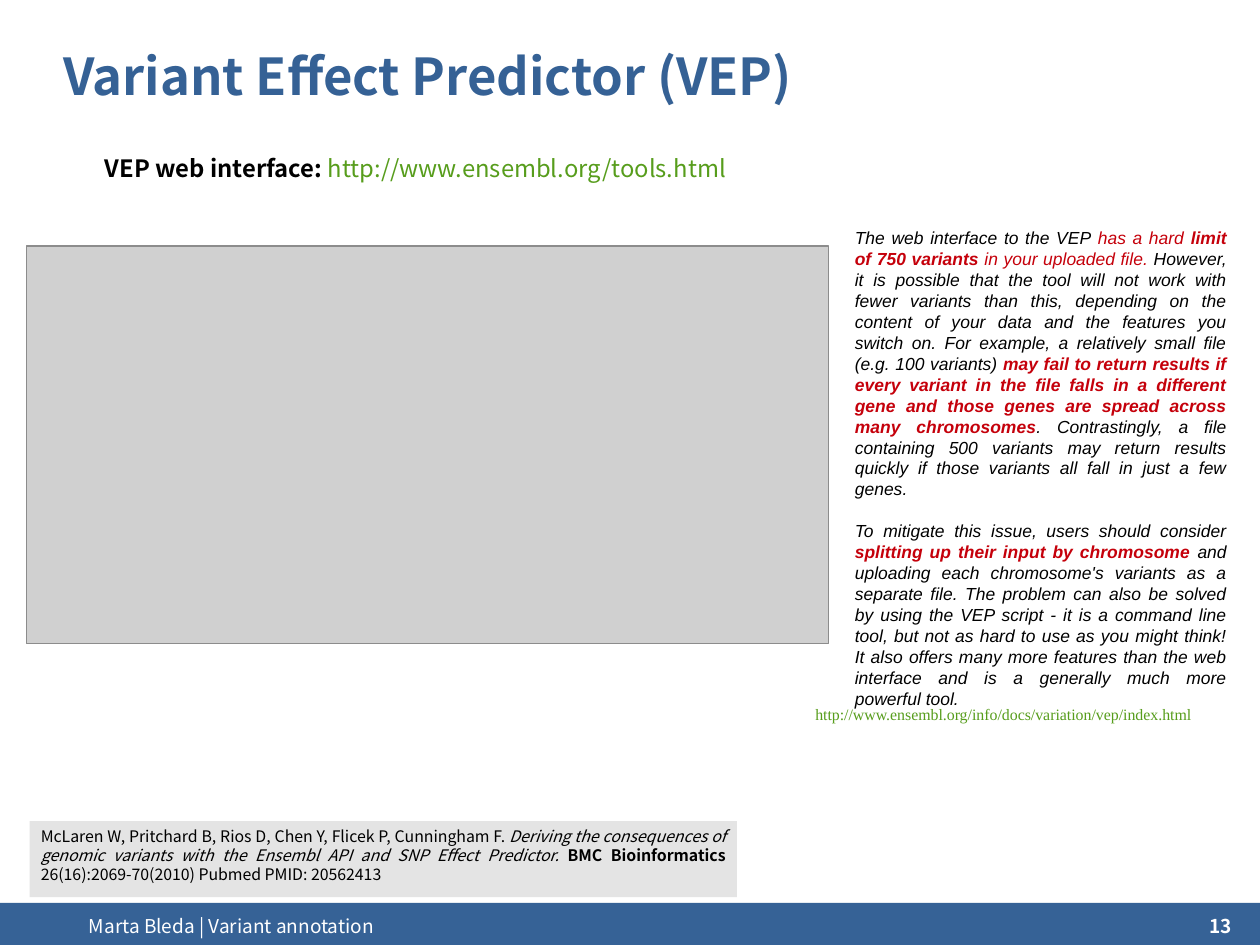
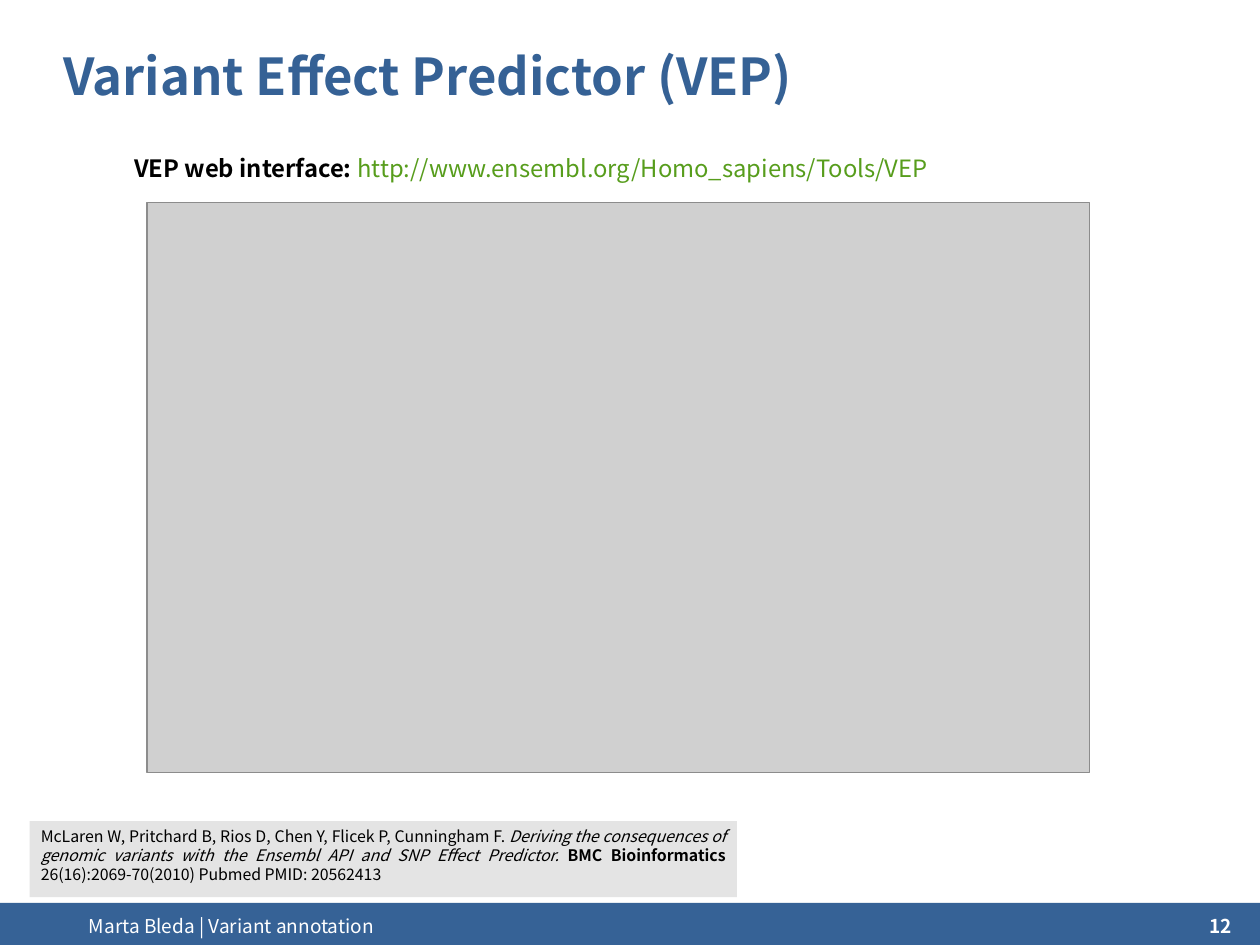
Before and after one commit to ngs-course/ngs-course.github.io, a slide deck: slide 12 of Course_Materials/variant_annotation/presentation/2014-Cambridge_variant_annotation.odp (slide 13 before the commit). Drawn at 1260x945 pixels with LibreOffice and Linux fonts; fonts in the diff are those of the drawing; grey boxes stand for pictures; background and template pictures are left out. Boxes give left, top, right and bottom in pixels: in the first picture for what was removed or moved away, otherwise in the second. Text is boxed around its words. In the diff, an @@ line names an element or a change of style, - is before the commit and + after.

Commit message:
Variant annotation updated

```diff
--- a/Course_Materials/variant_annotation/presentation/2014-Cambridge_variant_annotation.odp
+++ b/Course_Materials/variant_annotation/presentation/2014-Cambridge_variant_annotation.odp
@@ text at [134, 157, 927, 183]: text changed @@
-VEP web interface: http://www.ensembl.org/tools.html
+VEP web interface: http://www.ensembl.org/Homo_sapiens/Tools/VEP
@@ picture: place and size @@
-picture at [26, 246, 829, 644]
+picture at [147, 202, 1090, 772]
@@ text removed at [855, 231, 1227, 709] @@
-The web interface to the VEP has a hard limit of 750 variants in your uploaded file. However, it is possible that the tool will not work with fewer variants than this, depending on the content of your data and the features you switch on. For example, a relatively small file (e.g. 100 variants) may fail to return results if every variant in the file falls in a different gene and those genes are spread across many chromosomes. Contrastingly, a file containing 500 variants may return results quickly if those variants all fall in just a few genes.
-To mitigate this issue, users should consider splitting up their input by chromosome and uploading each chromosome's variants as a separate file. The problem can also be solved by using the VEP script - it is a command line tool, but not as hard to use as you might think! It also offers many more features than the web interface and is a generally much more powerful tool.
@@ text removed at [815, 707, 1191, 724] @@
-http://www.ensembl.org/info/docs/variation/vep/index.html
@@ page number at [1210, 918, 1232, 933]: text changed @@
-13
+12
```
Also in this commit, not shown: 5 other slides changed, 8 other files.
